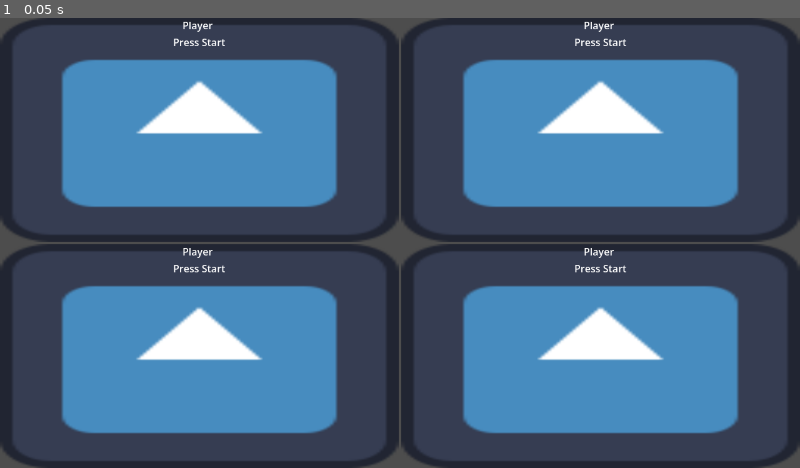
Above: before the commit, frame 1.
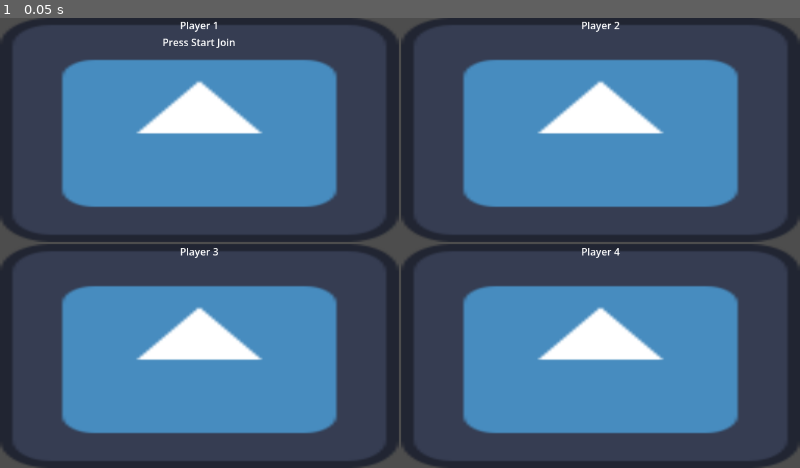
Above: after the commit, the same moment.

Repository: ozwi14/Wizard-Brawler
Game: Godot game, scene res://Levels/PlayerJoinMenu.tscn
Two runs of this game, one before a commit and one after it. Both use one fixed random seed, a clock stepped at 60 frames per second and the inputs below. This scene is started directly instead of the project's main scene. The engine's default icon, where the game draws it, is replaced by a stand-in: a white triangle on a blue panel in a dark square.
Inputs:
- Up to frame 1 (0.05 s): no input

The runs differ from the first frame. In frame 1, 0.5% of the frame differs, in the area x 20-79%, y 0-57%.

Commit message:
feat: first pass of the player selection screen completed

Diff:
--- a/Autoload Scripts/GameManager.gd
+++ b/Autoload Scripts/GameManager.gd
@@ -4,9 +4,8 @@
 
 var devices_mapped : Array[int]
 
-func add_players(player_id: int, device_id: int) -> void:
-	var player: PlayerData
-	player.player_id = player_id
-	player.device_id = device_id
+signal DeviceLinkedToPlayer
+signal PlayerReady
 
+func add_players(player: PlayerData) -> void:
 	players.append(player)
--- a/Levels/UI/PlayerSelectionBox.tscn
+++ b/Levels/UI/PlayerSelectionBox.tscn
@@ -37,4 +37,3 @@
 [node name="Player Action Request" type="Label" parent="VBoxContainer" unique_id=485157179]
 layout_mode = 2
 size_flags_horizontal = 4
-text = "Press Start"
--- a/Levels/UI/player_selection_box.gd
+++ b/Levels/UI/player_selection_box.gd
@@ -11,7 +11,6 @@
 }
 
 @export var player_state : PlayerSelectionState = PlayerSelectionState.Disabled
-
 @export var ready_time_required : float = 0.5
 var ready_time_held : float = 0.0
 
@@ -39,7 +38,9 @@
 			print("Start pressed by controller:", local_device_id)
 			device_id = event.device
 			player_state = PlayerSelectionState.DeviceFound
+			GameManager.DeviceLinkedToPlayer.emit()
 			GameManager.devices_mapped.append(device_id)
+			$"VBoxContainer/Player Action Request".text = "Hold Start to ready up"
 
 func _check_for_ready(delta: float) -> void:
 	if Input.is_joy_button_pressed(device_id, JOY_BUTTON_START):
@@ -49,5 +50,16 @@
 
 		if ready_time_held >= ready_time_required:
 			player_state = PlayerSelectionState.PlayerReady
+			GameManager.PlayerReady.emit()
+			$"VBoxContainer/Player Action Request".text = "I'm Ready"
 	else:
 		ready_time_held = 0.0
+
+func StartWaitingForDevice() -> void:
+	player_state = PlayerSelectionState.LookingForDevice
+	$"VBoxContainer/Player Action Request".text = "Press Start Join"
+	pass
+
+func SetPlayerId(player_number : int) -> void:
+	player_id = player_number
+	$"VBoxContainer/Player Name Label".text = "Player %d" % player_id
--- a/Levels/player_join_menu.gd
+++ b/Levels/player_join_menu.gd
@@ -2,33 +2,32 @@
 
 # Get connected devices (Controllers)
 # Have a list of players -> controller
-# The user uses mouse to progress to next scene
 
 @export var player_boxes: Array[PlayerSelectionBox]
 
-var all_players_ready: bool = false
+@export var next_level : PackedScene
+
+
+var players_joined: int = 0
+var players_ready: int = 0
 
 # Called when the node enters the scene tree for the first time.
 func _ready() -> void:
-	player_boxes[0].player_state = PlayerSelectionBox.PlayerSelectionState.LookingForDevice
+	player_boxes[0].StartWaitingForDevice()
+
+	GameManager.DeviceLinkedToPlayer.connect(_on_device_linked)
+	GameManager.PlayerReady.connect(_on_player_ready)
+
+	var player_number : int = 0
+	for player_box in player_boxes:
+		player_number += 1
+		player_box.SetPlayerId(player_number)
+		pass
 	pass
 
+func _on_device_linked() -> void:
+	players_joined += 1
 
-
-# Called every frame. 'delta' is the elapsed time since the previous frame.
-func _process(_delta: float) -> void:
-	if all_players_ready:
-		print("All Players ready, load next Scene")
-		# Store player data
-		# Load next scene
-		return
-
-	all_players_ready = _are_all_players_ready();
-
-	_allow_waiting_for_next_player()
-
-
-func _allow_waiting_for_next_player() -> void:
 	var enabled_next_player_selection : bool = false
 	for player_box in player_boxes:
 		if player_box.player_state == player_box.PlayerSelectionState.DeviceFound:
@@ -36,21 +35,24 @@
 			continue
 
 		if enabled_next_player_selection:
-			player_box.player_state = player_box.PlayerSelectionState.LookingForDevice
+			player_box.StartWaitingForDevice()
 			return
 	pass
 
-# Think about replacing this with signals
-func _are_all_players_ready() -> bool:
-	var players_ready: int = 0
-	for player_box in player_boxes:
-		if player_box.player_state == PlayerSelectionBox.PlayerSelectionState.Disabled:
-			print("Player disabled skip")
-			continue
-		if player_box.player_state == PlayerSelectionBox.PlayerSelectionState.DeviceFound:
-			print("Player found, but not ready")
-			return false
-		if player_box.player_state == PlayerSelectionBox.PlayerSelectionState.PlayerReady:
-			players_ready += 1
+func _on_player_ready() -> void:
+	players_ready += 1
 
-	return players_ready > 0
+	print("Players Joined ", players_joined)
+	print("Players Ready  ", players_ready)
+
+	if players_ready == players_joined and players_ready >= 2:
+		for player_box in player_boxes:
+			var player: PlayerData = PlayerData.new()
+			player.player_id = player_box.player_id
+			player.device_id = player_box.device_id
+
+			GameManager.add_players(player)
+
+		# Load next scene
+		print("Load next level")
+		get_tree().change_scene_to_packed(next_level)
